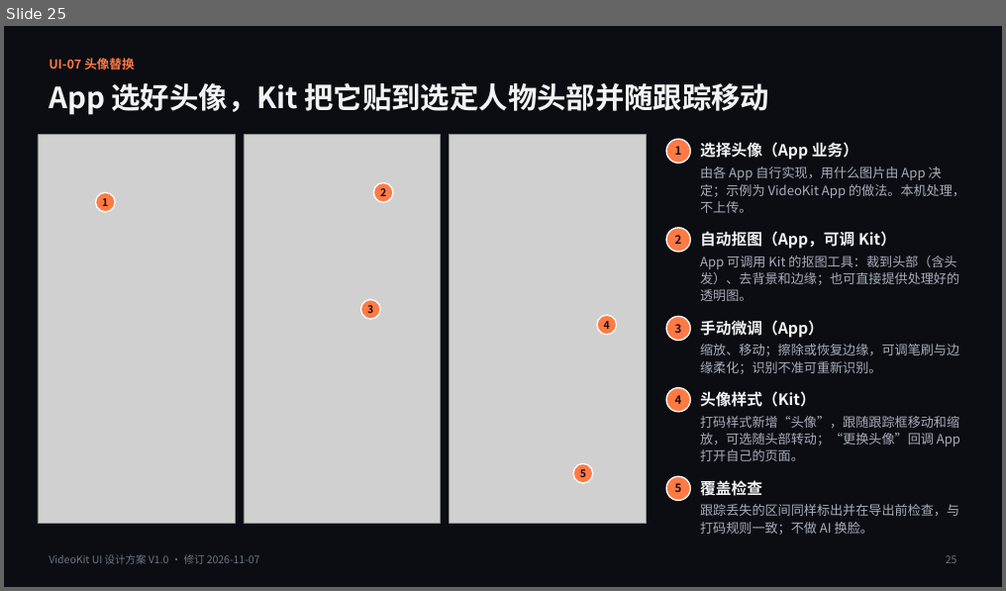
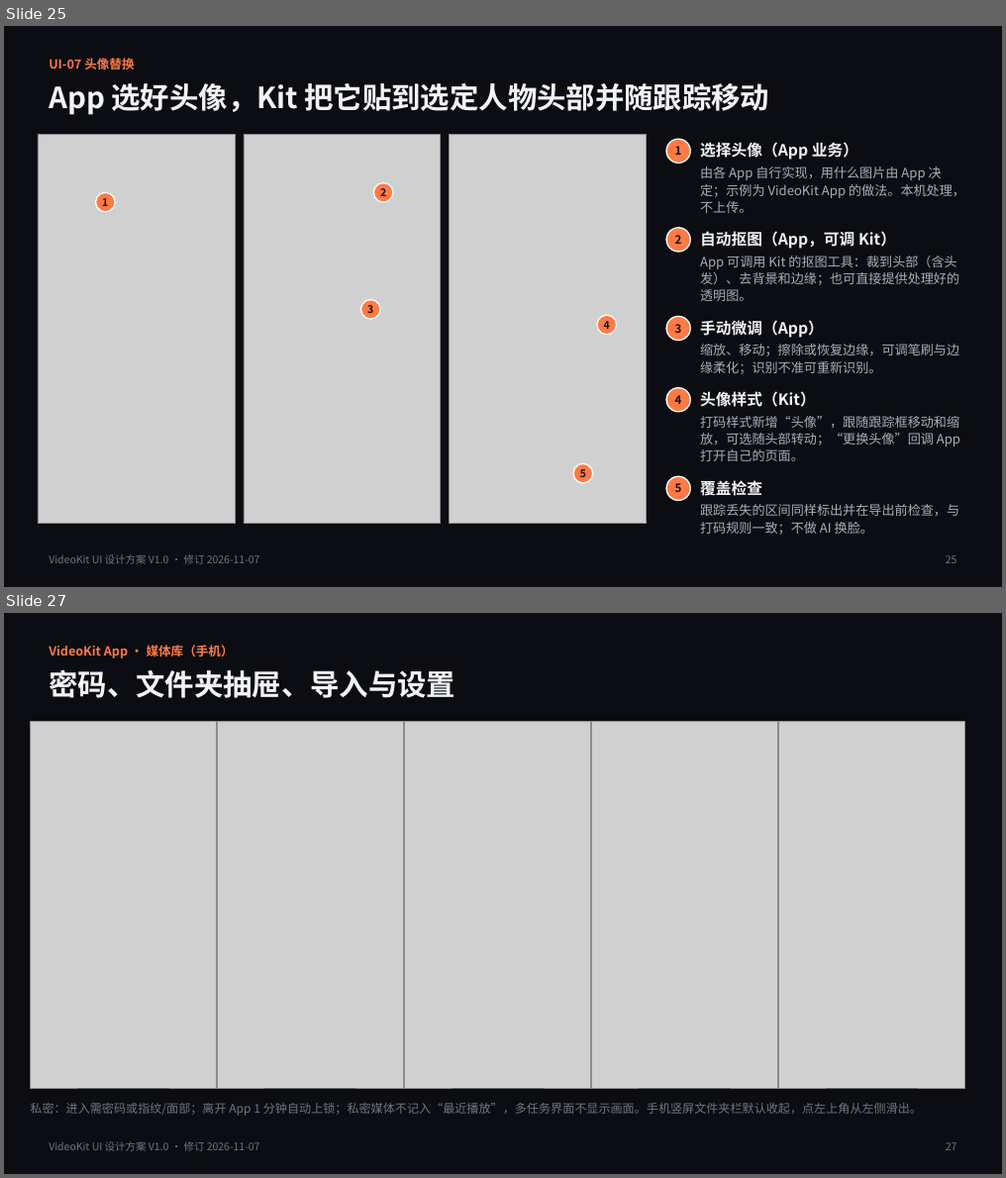
Before and after one commit to bennyliaa/VideoKit, a slide deck: docs/requirement/VideoKit_UI_Design_V1.0.pptx. Shown one above the other, each under a label of ours: slide 25 before the commit, slides 25 and 27 after it; the slides between them are not shown. The pictures are 1006x591 and 1006x1178 pixels, drawn with LibreOffice and Linux fonts; fonts in the diff are those of the drawing; grey boxes stand for pictures. Boxes give left, top, right and bottom in pixels: in the first picture for what was removed or moved away, otherwise in the second. Text is boxed around its words. In the diff, an @@ line names an element or a change of style, - is before the commit and + after.

```diff
--- a/docs/requirement/VideoKit_UI_Design_V1.0.pptx
+++ b/docs/requirement/VideoKit_UI_Design_V1.0.pptx
@@ slide 27 added at <box>4,613,1002,1174</box>, background #0B0D12 @@
@@ text added at <box>49,645,234,659</box>, 12 pt, text #FF7A45, bold @@
+VideoKit App · 媒体库（手机）
@@ text added at <box>49,669,455,698</box>, 28 pt, text #F1F3F7, bold @@
+密码、文件夹抽屉、导入与设置
@@ picture added at <box>30,722,216,1088</box> @@
@@ picture added at <box>218,722,403,1088</box> @@
@@ picture added at <box>405,722,590,1088</box> @@
@@ picture added at <box>592,722,777,1088</box> @@
@@ picture added at <box>779,722,964,1088</box> @@
@@ text added at <box>30,1103,922,1116</box>, 11.5 pt, text #6E7582 @@
+私密：进入需密码或指纹/面部；离开 App 1 分钟自动上锁；私密媒体不记入“最近播放”，多任务界面不显示画面。手机竖屏文件夹栏默认收起，点左上角从左侧滑出。
@@ text added at <box>49,1142,260,1152</box>, 10 pt, text #6E7582 @@
+VideoKit UI 设计方案 V1.0 · 修订 2026-11-07
@@ text added at <box>945,1143,957,1151</box>, 10 pt, text #6E7582 @@
+27
```
Also in this commit, not shown: 1 slide changed, 1 other slide added, 3 other files.
